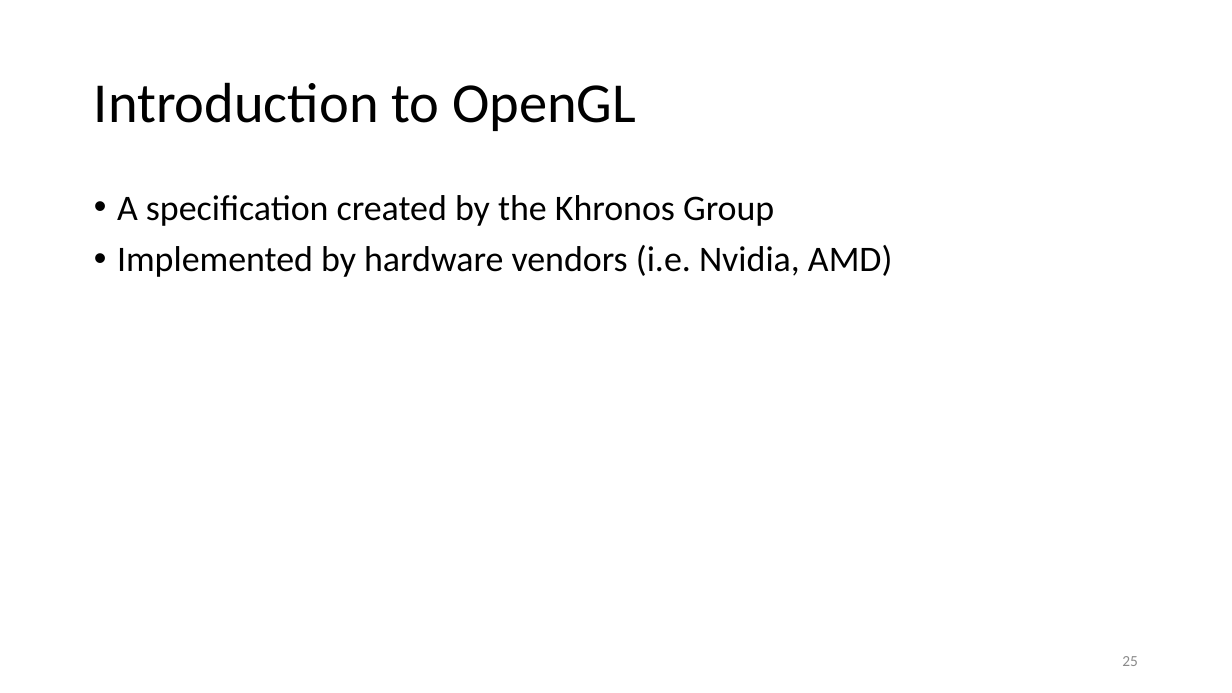
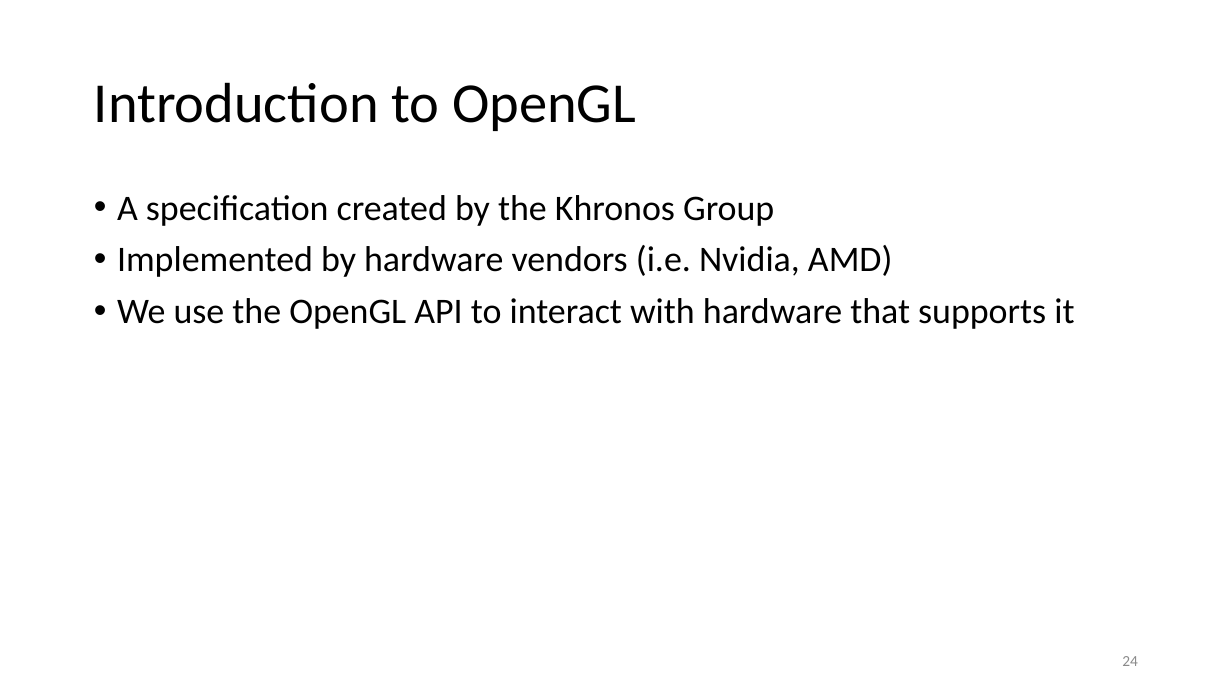
Before and after one commit to ShepherdJerred-homework/seminar-presentation, a slide deck: slide 24 of presentation.pptx (slide 25 before the commit). Drawn at 1232x693 pixels with LibreOffice and Linux fonts; fonts in the diff are those of the drawing. Boxes give left, top, right and bottom in pixels: in the first picture for what was removed or moved away, otherwise in the second. Text is boxed around its words. In the diff, an @@ line names an element or a change of style, - is before the commit and + after.

```diff
--- a/presentation.pptx
+++ b/presentation.pptx
@@ text at box(117, 298, 1074, 329): paragraph added @@
+• We use the OpenGL API to interact with hardware that supports it
@@ page number at box(1122, 656, 1138, 666): text changed @@
-25
+24
```
Also in this commit, not shown: 8 other slides changed, 1 slide added, 1 slide removed, 1 other file.
